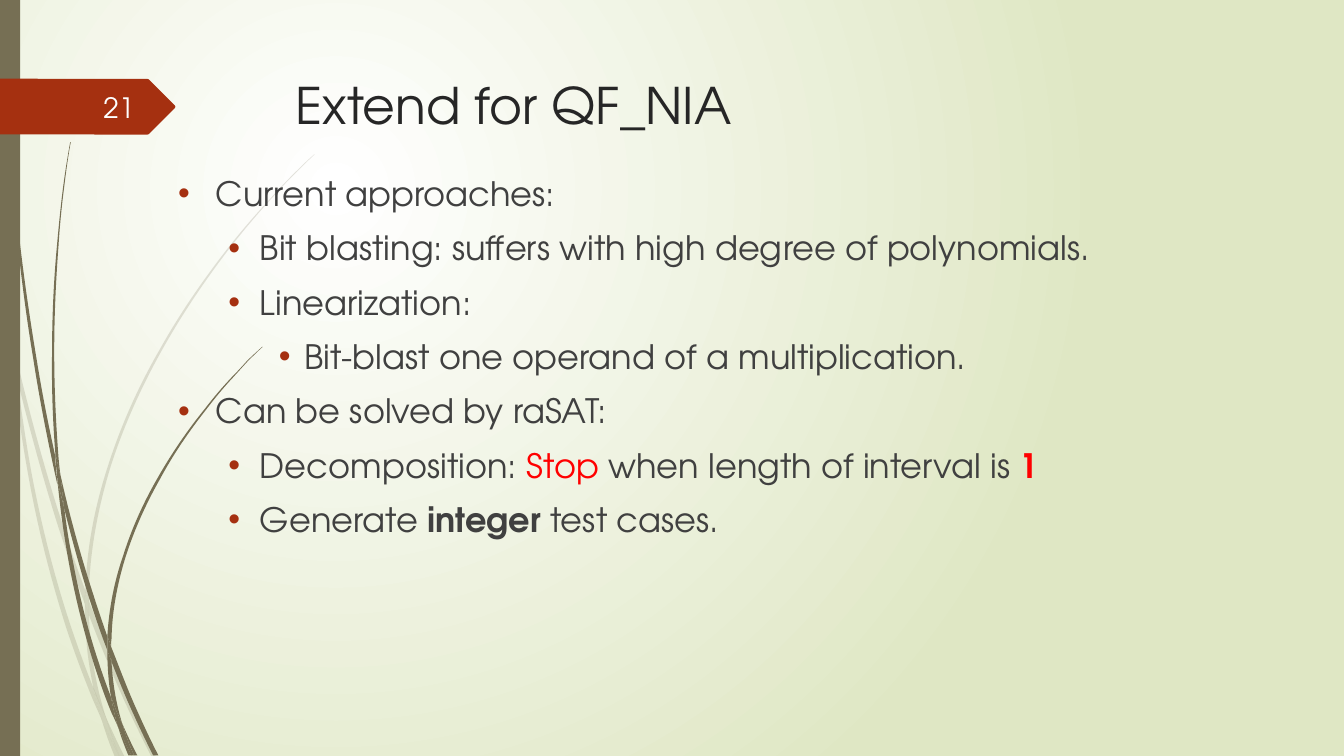
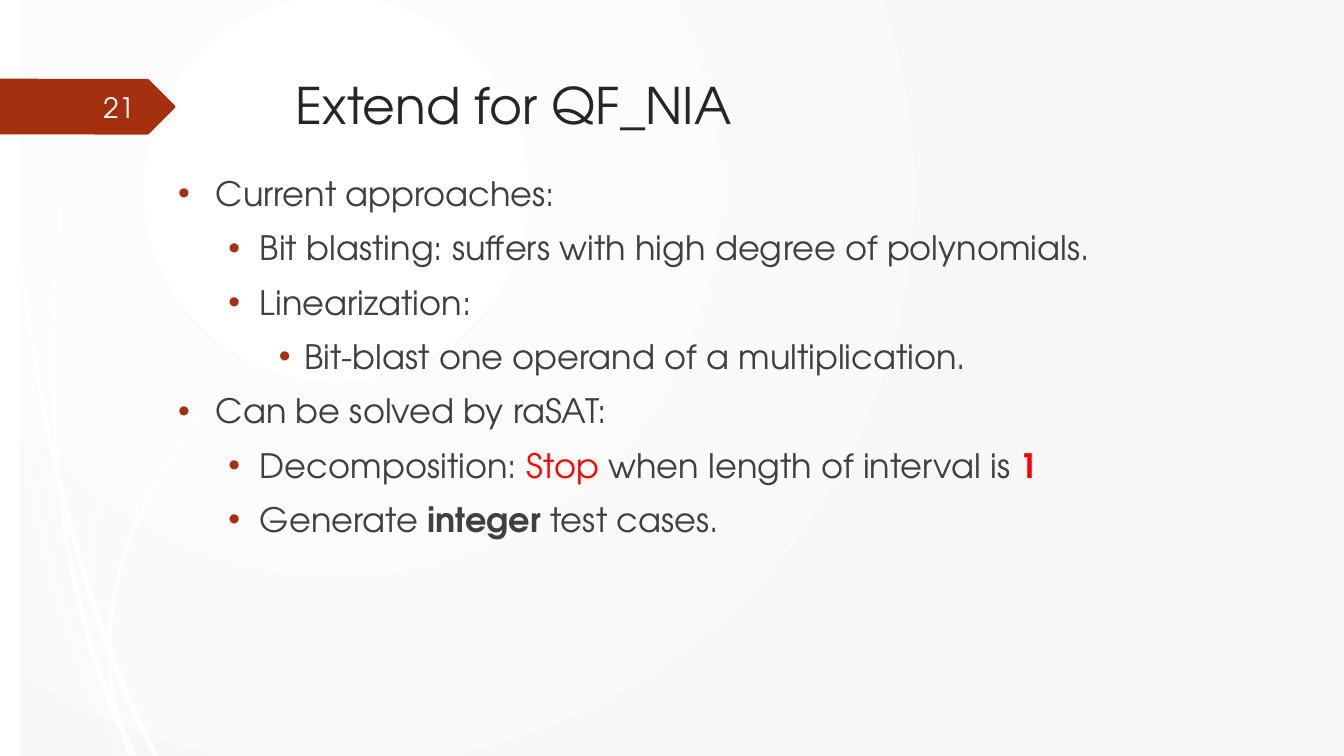
Before and after one commit to tungvx/raSAT, a slide deck: slide 21 of report/2014-11-04.pptx. Drawn at 1344x756 pixels with LibreOffice and Linux fonts; fonts in the diff are those of the drawing. Boxes give left, top, right and bottom in pixels: in the first picture for what was removed or moved away, otherwise in the second. Text is boxed around its words. In the diff, an @@ line names an element or a change of style, - is before the commit and + after.

```diff
--- a/report/2014-11-04.pptx
+++ b/report/2014-11-04.pptx
@@ background gradient #FFFFFF to #DFE8C4 to gradient #FFFFFF to #F8F8F8 @@
@@ fill #766F54 to #FFFFFF in 13 elements at [3, 0, 57, 485], [60, 476, 107, 650], [111, 646, 158, 755], [57, 481, 118, 728], [123, 725, 138, 756], [55, 453, 65, 509], [107, 347, 262, 646], [118, 728, 131, 756], [107, 650, 122, 725], [107, 636, 111, 661], [111, 697, 134, 755], [0, 0, 20, 756], [51, 142, 71, 476] @@
@@ fill #766F54 at 20% opacity to #FFFFFF at 20% opacity in 10 elements at [0, 284, 11, 353], [14, 348, 86, 604], [89, 601, 156, 756], [106, 717, 125, 756], [11, 353, 102, 720], [85, 604, 106, 717], [86, 154, 315, 601], [102, 720, 120, 756], [85, 591, 89, 615], [94, 689, 120, 756] @@
```
Also in this commit, not shown: 24 other slides changed, 4 other files.
